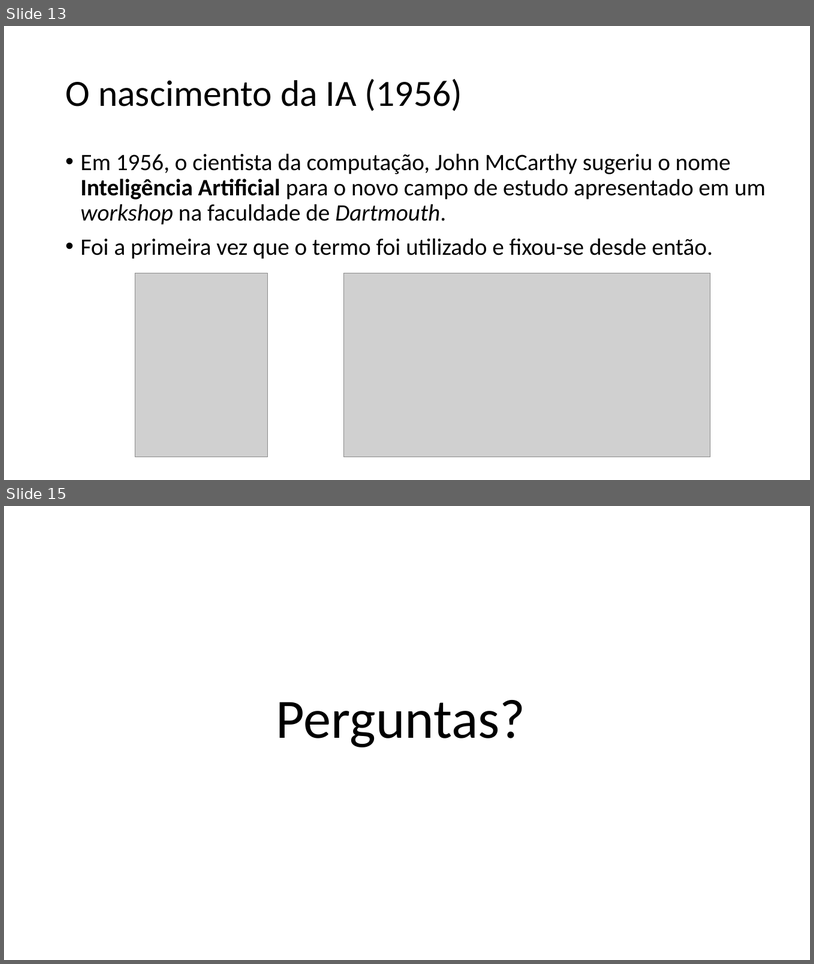
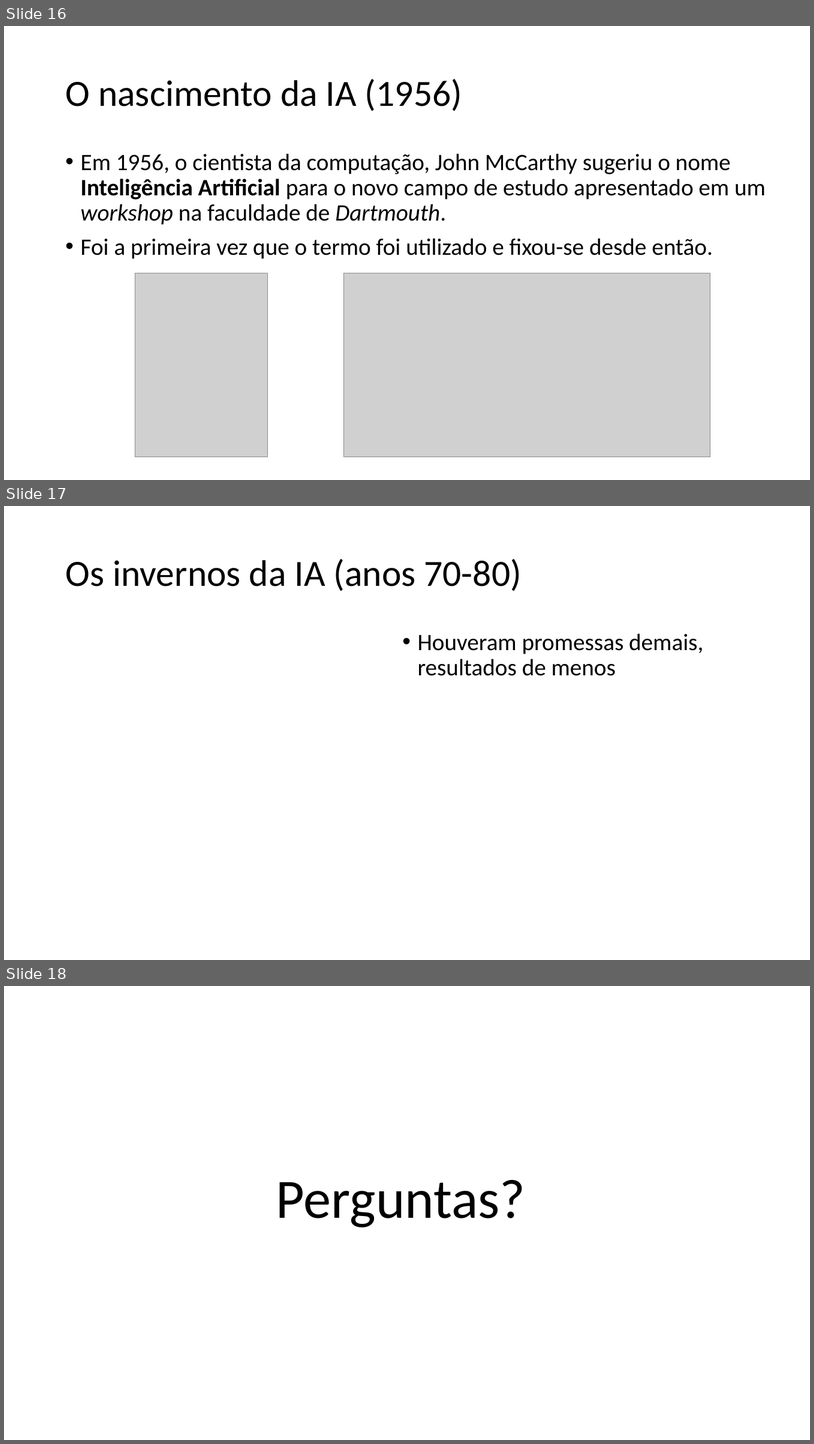
Before and after one commit to zz4fap/c24_inteligencia_artificial, a slide deck: slides/C24_Introdução.pptx. Shown one above the other, each under a label of ours: slides 13 and 15 before the commit, slides 16, 17 and 18 after it; the slides between them are not shown. The pictures are 814x964 and 814x1444 pixels, drawn with LibreOffice and Linux fonts; fonts in the diff are those of the drawing; grey boxes stand for pictures. Boxes give left, top, right and bottom in pixels: in the first picture for what was removed or moved away, otherwise in the second. Text is boxed around its words. In the diff, an @@ line names an element or a change of style, - is before the commit and + after.

```diff
--- a/slides/C24_Introdução.pptx
+++ b/slides/C24_Introdução.pptx
@@ slide 17 added at (x1=4, y1=506, x2=810, y2=960), background #FFFFFF @@
@@ title added at (x1=65, y1=559, x2=522, y2=591), 44 pt, text #000000 @@
+Os invernos da IA (anos 70-80)
@@ text added at (x1=418, y1=633, x2=704, y2=676), 28 pt, text #000000 @@
+• Houveram promessas demais, resultados de menos
@@ what was slide 13 is now slide 16 @@
@@ what was slide 15 is now slide 18 @@
```
Also in this commit, not shown: 3 slides changed, 3 other slides added, 1 slide removed.
